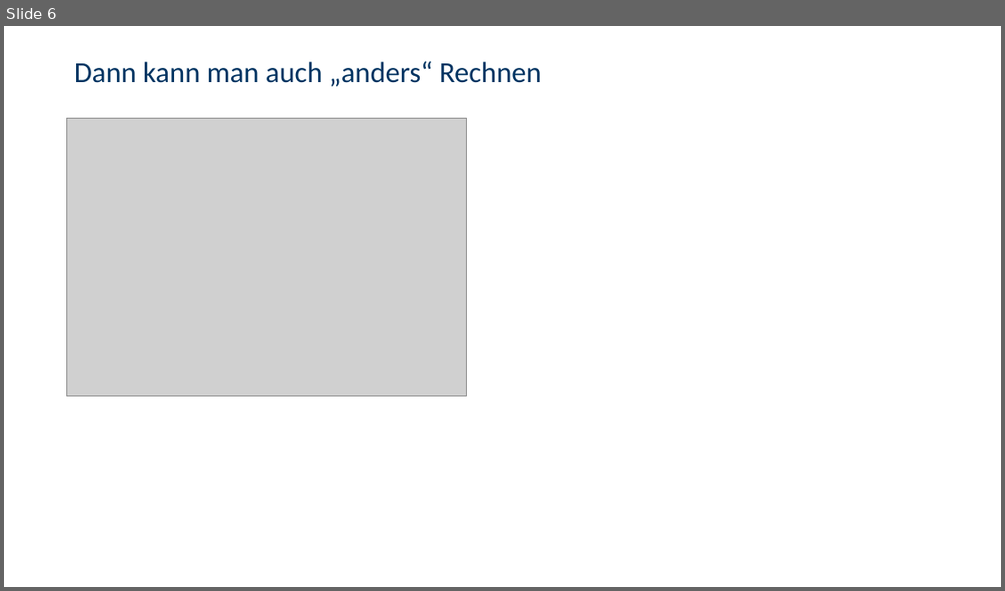
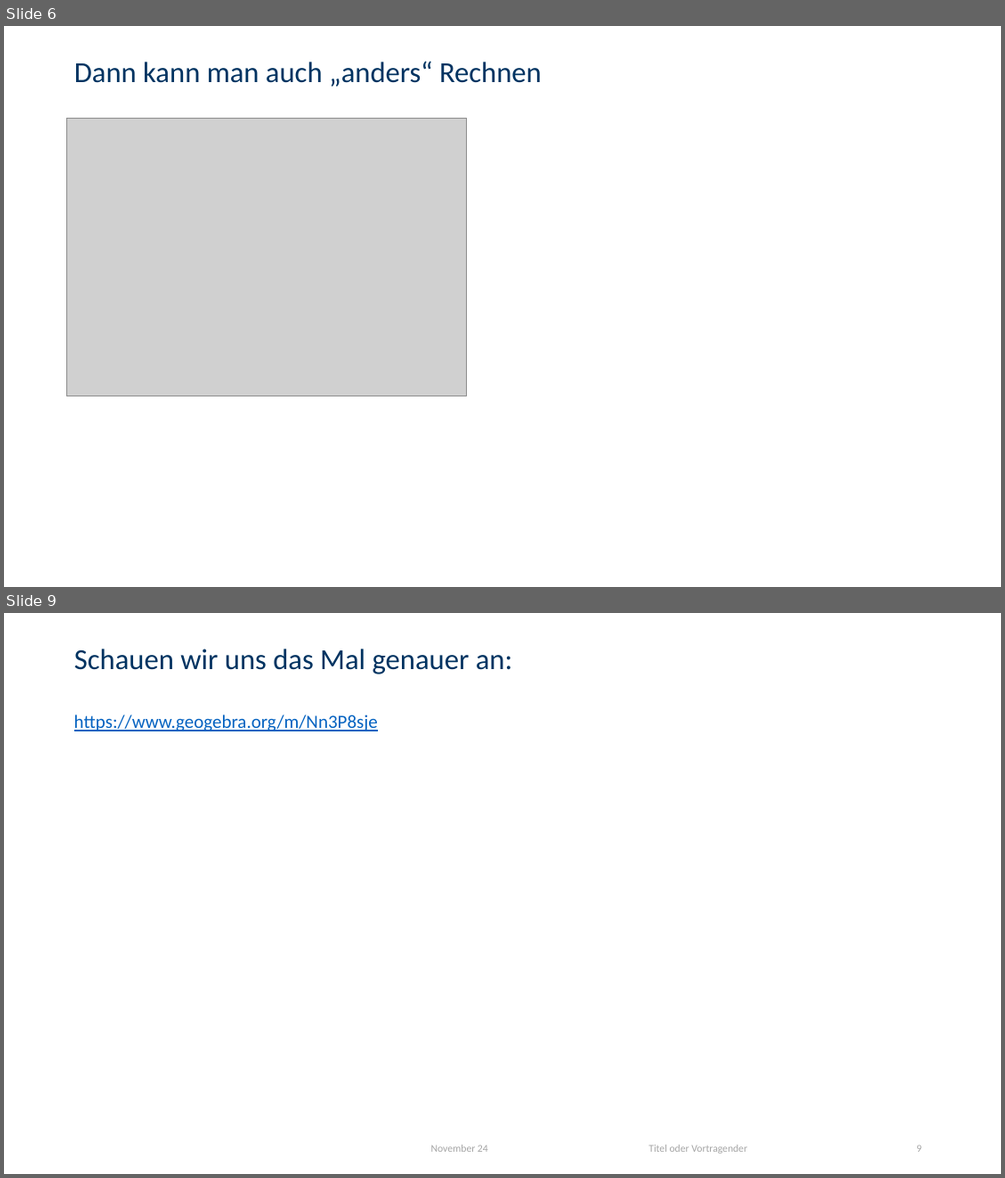
Before and after one commit to LukasMeinschad/Studium, a slide deck: Tutorium Mathe/Tutorium4_Slides.pptx. Shown one above the other, each under a label of ours: slide 6 before the commit, slides 6 and 9 after it; the slides between them are not shown. The pictures are 1005x591 and 1005x1178 pixels, drawn with LibreOffice and Linux fonts; fonts in the diff are those of the drawing; grey boxes stand for pictures; background and template pictures are left out. Boxes give left, top, right and bottom in pixels: in the first picture for what was removed or moved away, otherwise in the second. Text is boxed around its words. In the diff, an @@ line names an element or a change of style, - is before the commit and + after.

```diff
--- a/Tutorium Mathe/Tutorium4_Slides.pptx
+++ b/Tutorium Mathe/Tutorium4_Slides.pptx
@@ slide 9 added at [4, 613, 1001, 1174], background picture (left out) @@
@@ title added at [74, 649, 512, 674], 28 pt, text #003361 @@
+Schauen wir uns das Mal genauer an:
@@ text added at [74, 714, 378, 731], 18 pt, text #0563C1, underline @@
+https://www.geogebra.org/m/Nn3P8sje
@@ text added at [431, 1144, 488, 1151], 10 pt, text #A5A5A5 @@
+November 24
@@ text added at [648, 1144, 747, 1153], 10 pt, text #A5A5A5 @@
+Titel oder Vortragender
@@ page number added at [916, 1144, 922, 1151], 10 pt, text #A5A5A5 @@
+9
```
Also in this commit, not shown: 2 slides changed, 1 other slide added, 5 other files.
